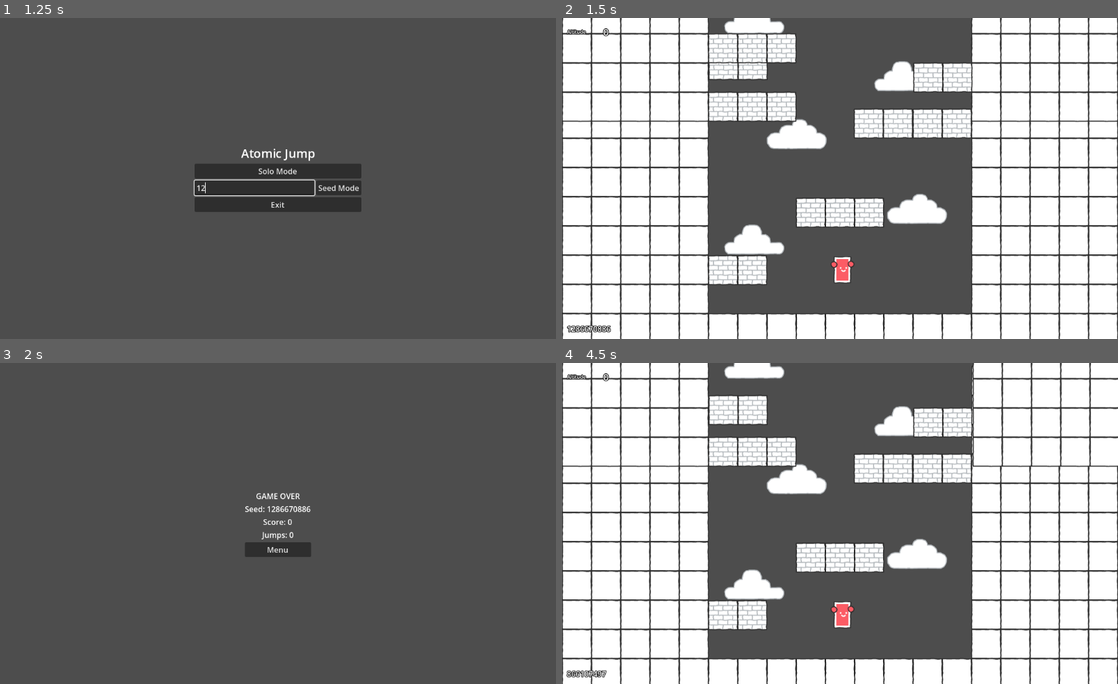
Above: before the commit, frames 1-4 (two rows, left to right).
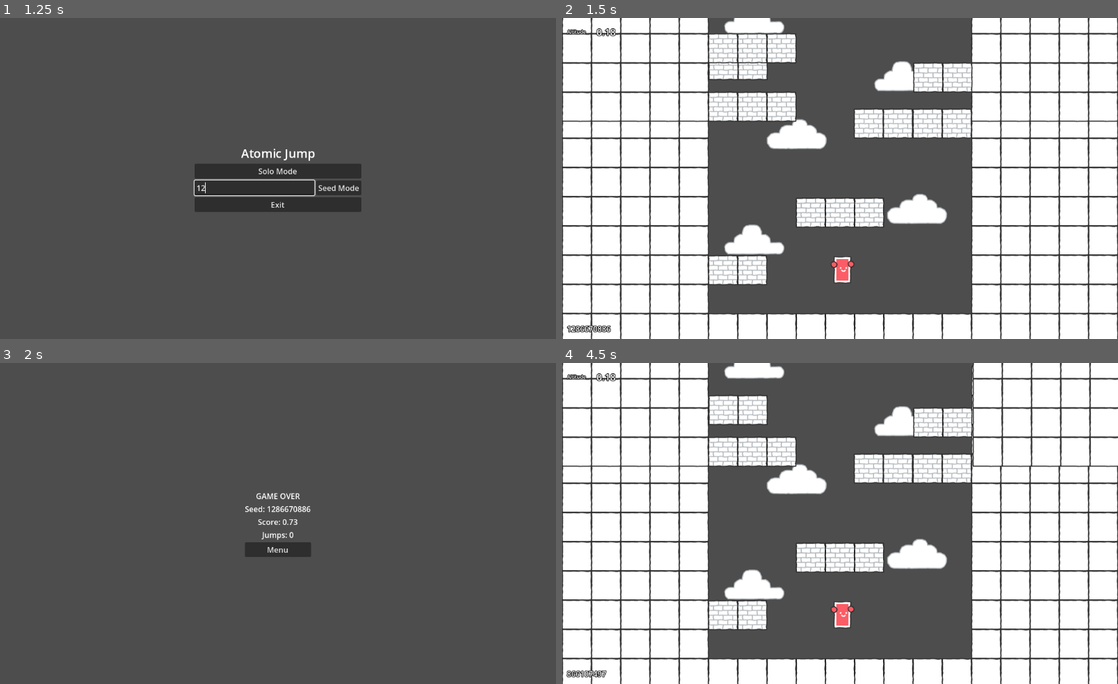
Above: after the commit, the same moments.

Repository: T1b4lt/AtomicJump
Game: Godot game, scene res://screens/main_menu/main_menu.tscn
The game is run twice, just before and just after one commit, with the same random seed, the same clock (stepped at 60 frames per second) and the same inputs.
Inputs (mouse positions are in pixels of both pictures, inside the frame that each line leads up to):
- Up to frame 1 (1.25 s): click (255, 188) at 0.52 s; type "12" at 0.6 s
- Up to frame 2 (1.5 s): click "Solo Mode" at 1.25 s
- Up to frame 3 (2 s): no input
- Up to frame 4 (4.5 s): hold D (right) 2.03-3.5 s; tap Space (jump) at 2.27, 3.02 s; tap Enter at 2.75 s; click "Menu" at 3.5 s; click "Solo Mode" at 4.25 s

Frame 1 is identical in both runs. In frame 2, less than 0.1% of the frame differs, in the area x 6-10%, y 3-6%; in frame 3, less than 0.1%, in the area x 46-54%, y 48-51%; in frame 4, less than 0.1%.

Commit message:
feat: altitude as float everywhere!

Diff:
--- a/screens/game_over/game_over.gd
+++ b/screens/game_over/game_over.gd
@@ -16,7 +16,7 @@
 	var game_seed_string = "Seed: " + str(global.game_seed)
 	game_seed.text = game_seed_string
 	# Fill stats with global values
-	var final_score_string = "Score: " + str(global.altitude)
+	var final_score_string = "Score: " + ("%.2f" % global.altitude)
 	final_score.text = final_score_string
 	var jump_counter_string = "Jumps: " + str(global.jump_counter)
 	jump_counter.text = jump_counter_string
--- a/screens/hud/hud.gd
+++ b/screens/hud/hud.gd
@@ -9,5 +9,5 @@
 func set_game_seed(new_seed):
 	game_seed.text = str(new_seed)
 
-func set_altitude(new_altitude: int):
-	altitude.text = str(new_altitude)
+func set_altitude(new_altitude: float):
+	altitude.text = "%.2f" % new_altitude
--- a/screens/level/level.gd
+++ b/screens/level/level.gd
@@ -22,7 +22,7 @@
 var is_platform_added: bool = false
 
 # Game values
-var altitude: int = 0
+var altitude: float = 0.0
 var jump_counter: int = 0
 
 
@@ -52,7 +52,7 @@
 		pause_menu.visible = true
 
 	# Update altitude
-	altitude = int((camera_initial_y - camera.position.y) / (get_viewport().size[1]/11))
+	altitude = (camera_initial_y - camera.position.y) / (get_viewport().size[1]/11)
 	hud.set_altitude(altitude)
 
 func _add_platform():
--- a/scripts/global.gd
+++ b/scripts/global.gd
@@ -4,14 +4,14 @@
 var game_seed: int
 
 # Game stats
-var altitude: int
+var altitude: float
 var jump_counter: int
 
 func set_seed(new_seed: int):
 	# Set seed
 	game_seed = new_seed
 
-func set_altitude(new_altitude: int):
+func set_altitude(new_altitude: float):
 	# Set altitude
 	altitude = new_altitude
 
